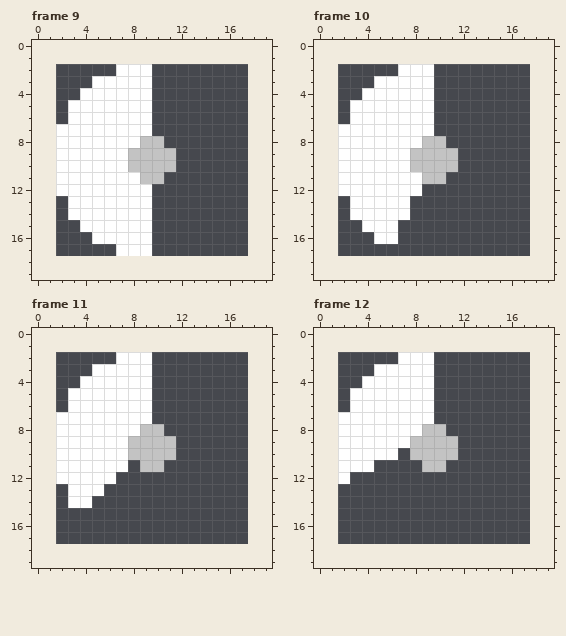
Edited in one commit: pixel-art file (graphics/platform_timer.ase). That is the earlier state.
16x16 pixels, 16 frames. Shown: frame 9, frame 10, frame 11, frame 12. The old version is drawn lined up with the new one, on the new canvas. The commit also changed other frames, which this record leaves out.
And afterwards:
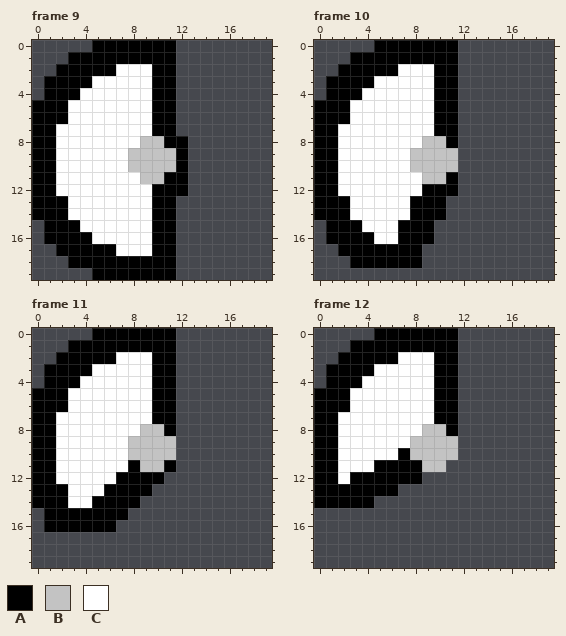
Palette (. is transparent): A #000000  B #c3c3c3  C #ffffff
Change:
canvas 16x16 -> 20x20, the old top-left corner now at 2,2
Frame 9:
y 0: x 5..11 ....... -> AAAAAAA
y 1: x 3..11 ......... -> AAAAAAAAA
y 2: x 2..6 ..... -> AAAAA; x 10..11 .. -> AA
y 3: x 1..4 .... -> AAAA; x 10..11 .. -> AA
y 4: x 1..3 ... -> AAA; x 10..11 .. -> AA
y 5..6: x 0..2 ... -> AAA; x 10..11 .. -> AA
y 7: x 0..1 .. -> AA; x 10..11 .. -> AA
y 8: x 0..1 .. -> AA; x 11..12 .. -> AA
y 9..10: x 0..1 .. -> AA; x 12 . -> A
y 11: x 0..1 .. -> AA; x 11..12 .. -> AA
y 12: x 0..1 .. -> AA; x 10..12 ... -> AAA
y 13..14: x 0..2 ... -> AAA; x 10..11 .. -> AA
y 15: x 1..3 ... -> AAA; x 10..11 .. -> AA
y 16: x 1..4 .... -> AAAA; x 10..11 .. -> AA
y 17: x 2..6 ..... -> AAAAA; x 10..11 .. -> AA
y 18: x 3..11 ......... -> AAAAAAAAA
y 19: x 5..11 ....... -> AAAAAAA
Frame 10:
y 0: x 5..11 ....... -> AAAAAAA
y 1: x 3..11 ......... -> AAAAAAAAA
y 2: x 2..6 ..... -> AAAAA; x 10..11 .. -> AA
y 3: x 1..4 .... -> AAAA; x 10..11 .. -> AA
y 4: x 1..3 ... -> AAA; x 10..11 .. -> AA
y 5..6: x 0..2 ... -> AAA; x 10..11 .. -> AA
y 7: x 0..1 .. -> AA; x 10..11 .. -> AA
y 8: x 0..1 .. -> AA; x 11 . -> A
y 9..10: x 0..1 .. -> AA
y 11: x 0..1 .. -> AA; x 11 . -> A
y 12: x 0..1 .. -> AA; x 9..11 ... -> AAA
y 13..14: x 0..2 ... -> AAA; x 8..10 ... -> AAA
y 15: x 1..3 ... -> AAA; x 7..9 ... -> AAA
y 16: x 1..4 .... -> AAAA; x 7..9 ... -> AAA
y 17: x 2..8 ....... -> AAAAAAA
y 18: x 3..8 ...... -> AAAAAA
Frame 11:
y 0: x 5..11 ....... -> AAAAAAA
y 1: x 3..11 ......... -> AAAAAAAAA
y 2: x 2..6 ..... -> AAAAA; x 10..11 .. -> AA
y 3: x 1..4 .... -> AAAA; x 10..11 .. -> AA
y 4: x 1..3 ... -> AAA; x 10..11 .. -> AA
y 5..6: x 0..2 ... -> AAA; x 10..11 .. -> AA
y 7: x 0..1 .. -> AA; x 10..11 .. -> AA
y 8: x 0..1 .. -> AA; x 11 . -> A
y 9..10: x 0..1 .. -> AA
y 11: x 0..1 .. -> AA; x 8 . -> A; x 11 . -> A
y 12: x 0..1 .. -> AA; x 7..10 .... -> AAAA
y 13: x 0..2 ... -> AAA; x 6..9 .... -> AAAA
y 14: x 0..2 ... -> AAA; x 5..8 .... -> AAAA
y 15: x 1..7 ....... -> AAAAAAA
y 16: x 1..6 ...... -> AAAAAA
Frame 12:
y 0: x 5..11 ....... -> AAAAAAA
y 1: x 3..11 ......... -> AAAAAAAAA
y 2: x 2..6 ..... -> AAAAA; x 10..11 .. -> AA
y 3: x 1..4 .... -> AAAA; x 10..11 .. -> AA
y 4: x 1..3 ... -> AAA; x 10..11 .. -> AA
y 5..6: x 0..2 ... -> AAA; x 10..11 .. -> AA
y 7: x 0..1 .. -> AA; x 10..11 .. -> AA
y 8: x 0..1 .. -> AA; x 11 . -> A
y 9: x 0..1 .. -> AA
y 10: x 0..1 .. -> AA; x 7 . -> A
y 11: x 0..1 .. -> AA; x 5..8 .... -> AAAA
y 12: x 0..1 .. -> AA; x 3..8 ...... -> AAAAAA
y 13: x 0..6 ....... -> AAAAAAA
y 14: x 0..4 ..... -> AAAAA
Boxes around the changes in both pictures, in picture pixels (x1, y1, x2, y2):
added: (32, 40, 188, 280)
added: (314, 40, 458, 268)
added: (32, 328, 176, 532)
added: (314, 328, 458, 508)
